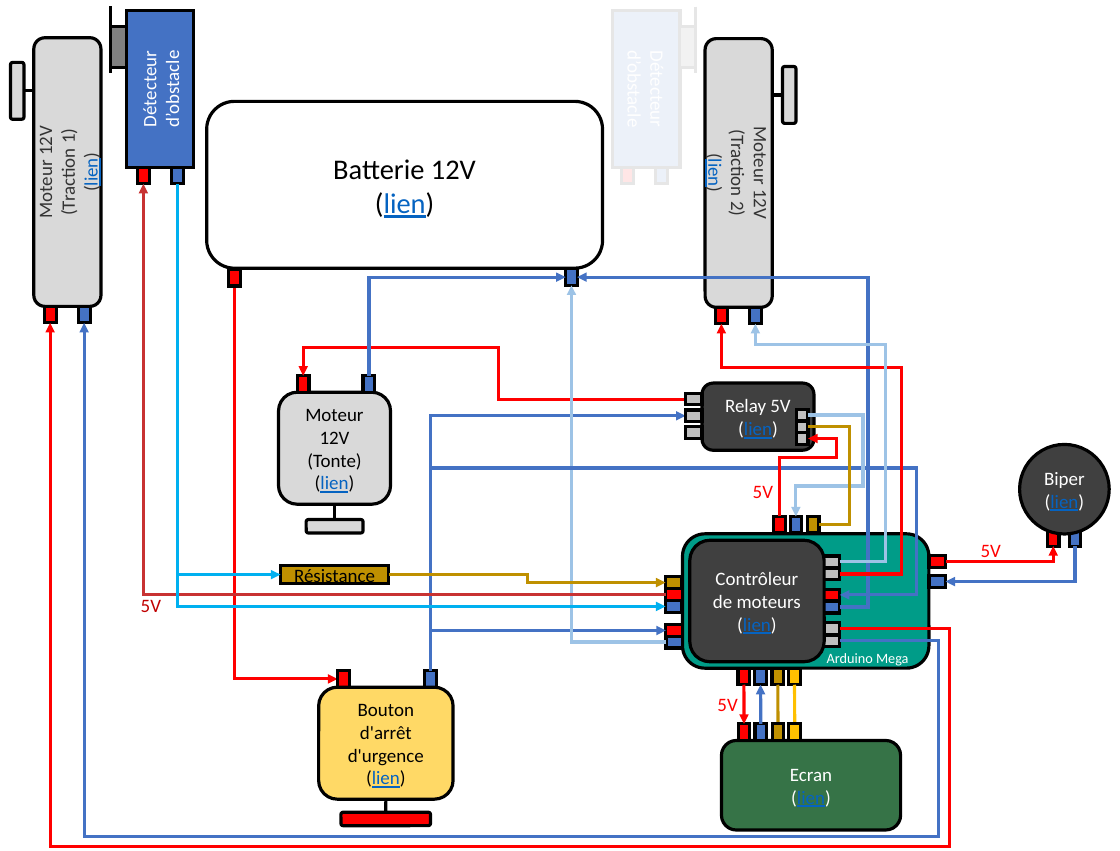
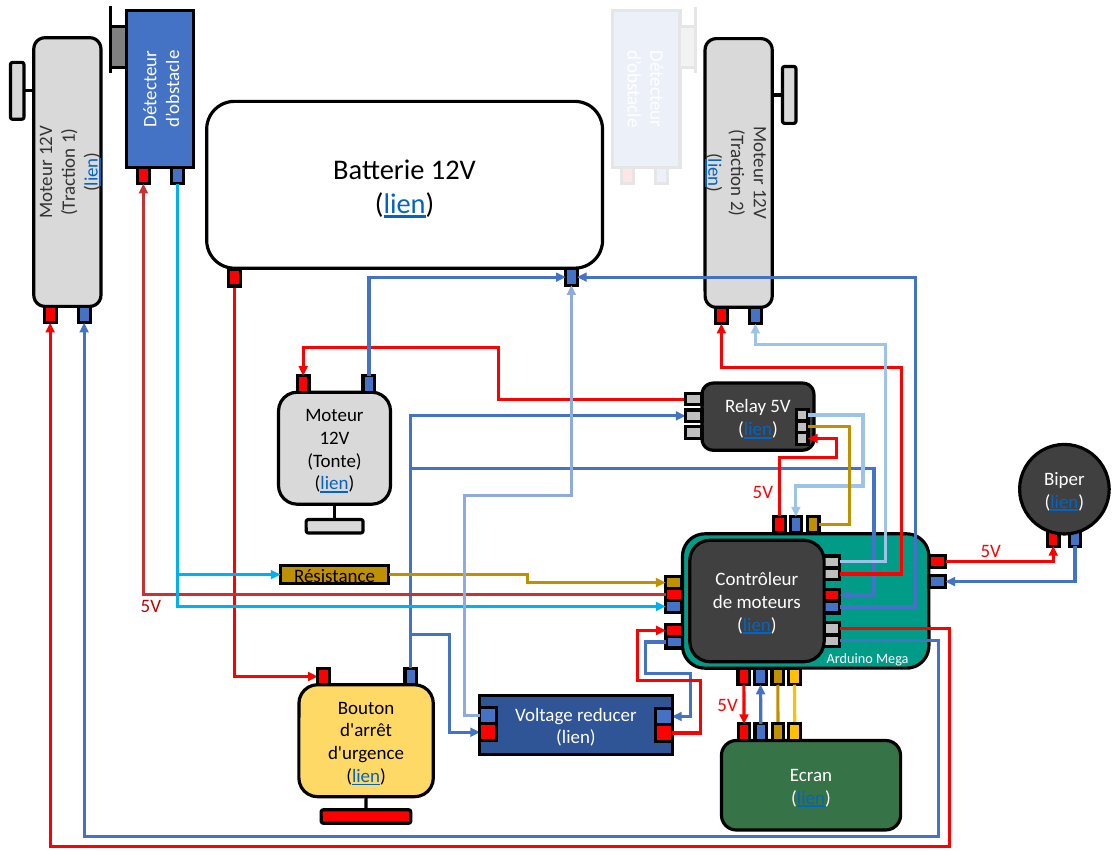
Before and after one commit to HeyHeyChicken/Arduino-Lawn-Mower, a slide deck: slide 1 of electrical_diagram/powerpoint.pptx. Drawn at 1120x851 pixels with LibreOffice and Linux fonts; fonts in the diff are those of the drawing. Boxes give left, top, right and bottom in pixels: in the first picture for what was removed or moved away, otherwise in the second. Text is boxed around its words. In the diff, an @@ line names an element or a change of style, - is before the commit and + after.

```diff
--- a/electrical_diagram/powerpoint.pptx
+++ b/electrical_diagram/powerpoint.pptx
@@ elbow arrow moved from (234, 286) - (338, 680) to (234, 286) - (318, 677) @@
@@ elbow arrow added from (480, 716) to (571, 286), #8FAADC 2 pt @@
@@ elbow arrow (840, 608) - (577, 278): route changed @@
@@ elbow arrow moved from (430, 672) - (685, 417) to (411, 668) - (685, 417) @@
@@ elbow arrow moved from (430, 672) - (840, 595) to (411, 668) - (840, 595) @@
@@ elbow arrow moved from (430, 672) - (666, 631) to (411, 668) - (480, 733) @@
@@ elbow arrow added from (673, 733) to (666, 631), #FF0000 2 pt @@
@@ elbow arrow moved from (666, 642) - (571, 286) to (666, 642) - (673, 717) @@
@@ elbow arrow (666, 642) - (673, 717): stroke #9DC3E6 2 pt to #4472C4 2 pt @@
@@ 2 rectangles, 1 rounded rectangle: place and size @@
-2 rectangles, 1 rounded rectangle at <box>319,671,453,799</box>
+2 rectangles, 1 rounded rectangle at <box>299,669,434,797</box>
@@ group added at <box>480,697,673,756</box>: 5 rectangles @@
+Voltage reducer
+(lien)
@@ line moved from (386, 813) - (386, 800) to (367, 810) - (367, 797) @@
@@ rounded rectangle: place and size @@
-rounded rectangle at <box>341,813,431,827</box>
+rounded rectangle at <box>322,810,411,823</box>
```
Also in this commit, not shown: 3 other files.
